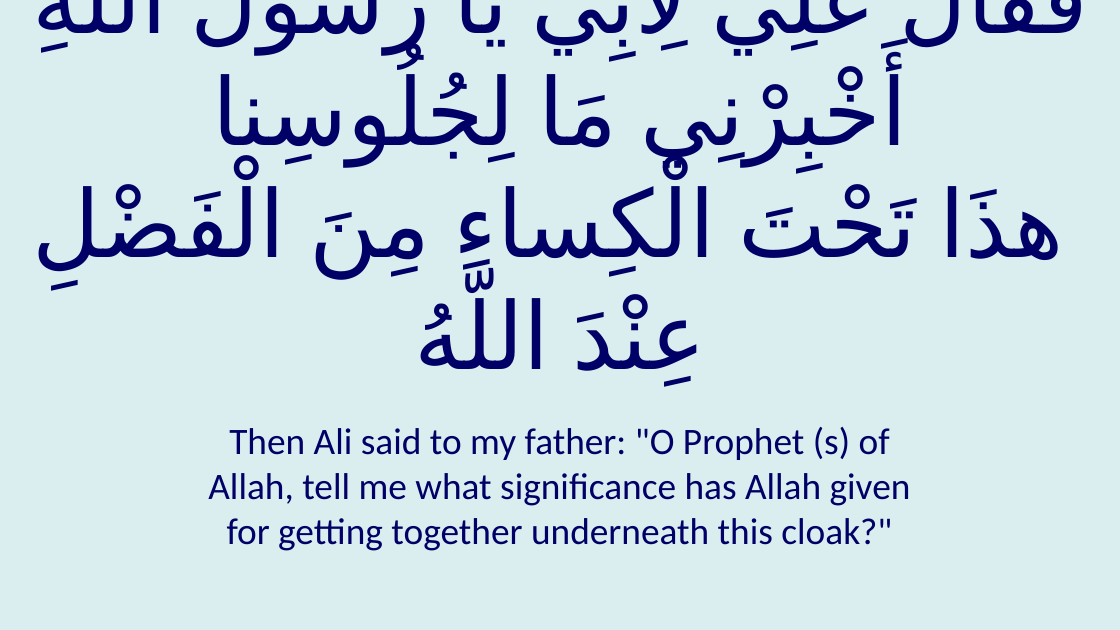
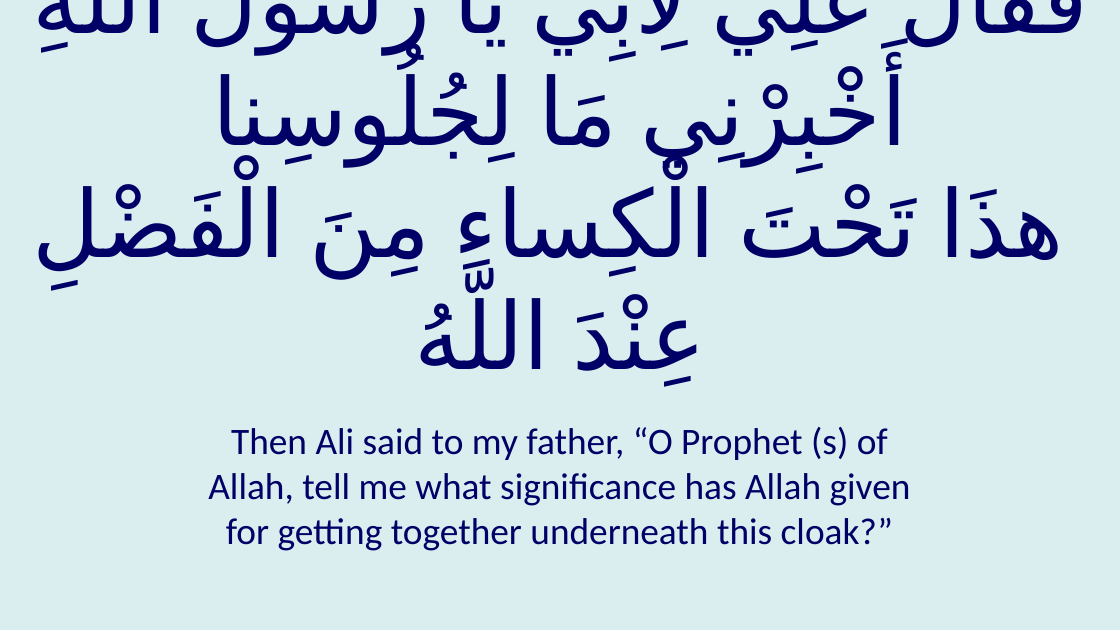
Before and after one commit to GhayurH/Slides, a slide deck: slide 93 of PPTs/Hadith Kisa.pptx (slide 91 before the commit). Drawn at 1120x630 pixels with LibreOffice and Linux fonts; fonts in the diff are those of the drawing. Boxes give left, top, right and bottom in pixels: in the first picture for what was removed or moved away, otherwise in the second. Text is boxed around its words. In the diff, an @@ line names an element or a change of style, - is before the commit and + after.

```diff
--- a/PPTs/Hadith Kisa.pptx
+++ b/PPTs/Hadith Kisa.pptx
@@ text at box(208, 427, 911, 551): text changed @@
-Then Ali said to my father: "O Prophet (s) of Allah, tell me what significance has Allah given for getting together underneath this cloak?"
+Then Ali said to my father, “O Prophet (s) of Allah, tell me what significance has Allah given for getting together underneath this cloak?”
```
Also in this commit, not shown: 70 other slides changed, 2 slides added, 18 other files.
